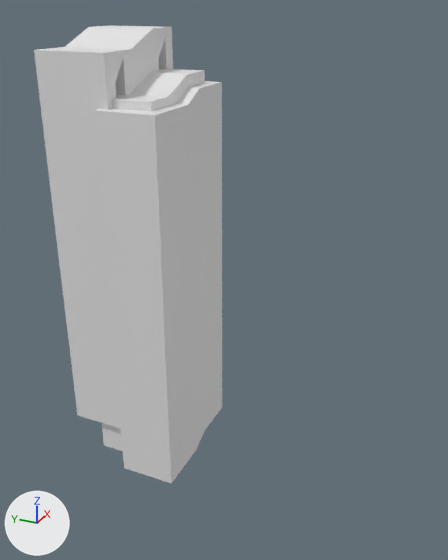
The FBX model Assets/Blender/Environments/06-climb-cave-major-environment.fbx as it was, and as the next commit left it.
One viewpoint serves both versions: a camera (50 mm lens) standing at (-617.0, -393.0, 104.0) and looking at (72.0, -83.0, -241.0). Arrows for +X, +Y and +Z are at lower left; the lights stay in place. The older version comes first. Vertices at exactly the same position are counted once.

The first picture shows 'ClimbCaveMinorEnvironmentGround', 'ClimbCaveMinorEnvironmentSpikes'.
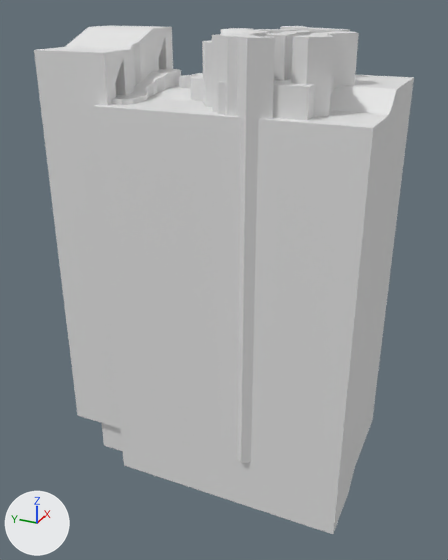
Boxes (x1, y1, x2, y2) around the edits, measured in the pictures (448 x 560 px):
'ClimbCaveMinorEnvironmentSpikes', reshaped (102% wider, 11% taller)
    before: (34, 25, 222, 484)
    after: (34, 25, 414, 534)
'ClimbCaveMinorEnvironmentGround', reshaped
    before: (102, 69, 205, 451)
    after: (102, 69, 203, 451)
'ClimbCaveMinorEnvironmentSand', added
    after: (218, 77, 334, 120)
part 1 of me_cube_004, added
    after: (190, 74, 203, 102)
part 2 of me_cube_004, added
    after: (179, 73, 203, 88)
part 3 of me_cube_004, cut back
    before: (112, 69, 205, 111)
    after: (112, 69, 181, 105)
part 4 of me_cube_006, built on
    before: (93, 32, 222, 484)
    after: (93, 26, 414, 534)

Edits to the bpy script that builds the scene:
```text
Change me_cube_006:
    used by ob_climbcaveminorenvironmentspikes; location = (0.0, 0.0, 0.0)
    remove me_cube_006.from_pydata(...)  # 58 vertices, 40 faces; spans x -39.0..132.0, y -53.0..106.0, z -510.0..69.0
    add me_cube_006.from_pydata(...)  # 313 vertices, 221 faces; spans x -46.0..215.0, y -281.0..106.0, z -506.0..69.0
    me_cube_006 part 4: 18 vertices moved from x -39.0..132.0, y -53.0..25.0, z -510.0..5.0 to x -39.0..182.0, y -48.0..25.0, z -506.0..2.0; 6 vertices removed from x -39.0..132.0, y -53.0, z -510.0..5.0; 261 vertices added at x -46.0..215.0, y -281.0..106.0, z -506.0..69.0
Change me_cube_004:
    used by ob_climbcaveminorenvironmentground; location = (0.0, 0.0, 0.0)
    remove me_cube_004.from_pydata(...)  # 16 vertices, 14 faces; spans x -19.0..115.0, y -37.0..71.0, z -500.0..19.0
    add me_cube_004.from_pydata(...)  # 164 vertices, 158 faces; spans x -19.0..115.0, y -91.0..71.0, z -500.0..20.0
    me_cube_004 part 1: a new loose piece of 48 vertices spanning x 36.0..113.0, y -91.0..-49.0, z -480.0..20.0, in mat_material (white #e7e7e7)
    me_cube_004 part 2: a new loose piece of 32 vertices spanning x 79.0..99.0, y -47.0..-17.0, z -485.0..18.0, in mat_material (white #e7e7e7)
    me_cube_004 part 3: 8 vertices removed from x -19.0..115.0, y -37.0, z -500.0..19.0; 76 vertices added at x -19.0..115.0, y -10.0..71.0, z -500.0..19.0
Add me_cube_007:
    me_cube_007.from_pydata(...)  # 122 vertices, 120 faces; spans x -31.0..149.0, y -219.0..-88.0, z -480.0..26.0
    me_cube_007.materials.append(mat_material)  # white #e7e7e7
Add ob_climbcaveminorenvironmentsand:
    ob_climbcaveminorenvironmentsand = bpy.data.objects.new('ClimbCaveMinorEnvironmentSand', me_cube_007)
    ob_climbcaveminorenvironmentsand.location = (0.0, 0.0, 0.0)
```
